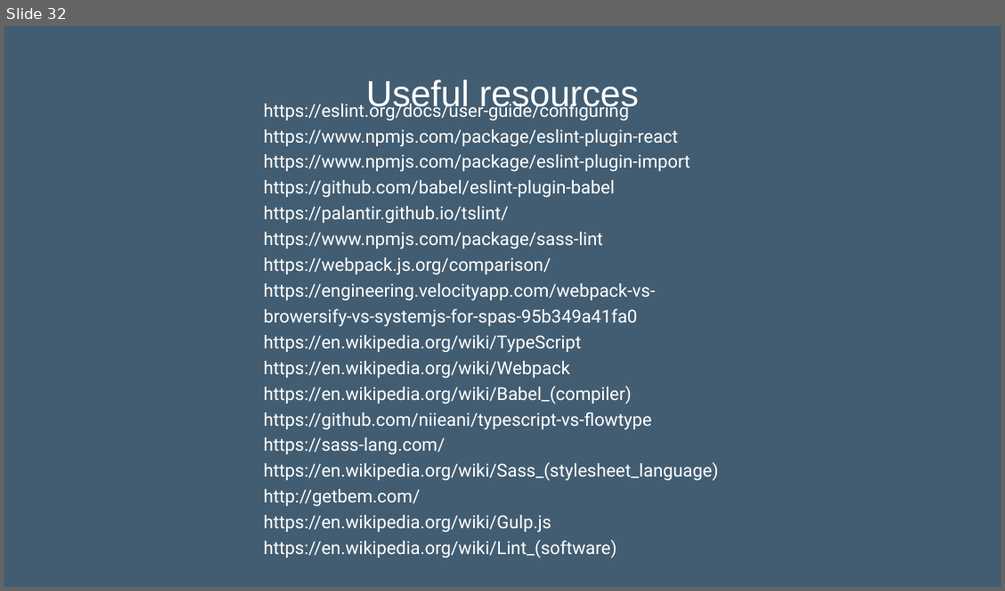
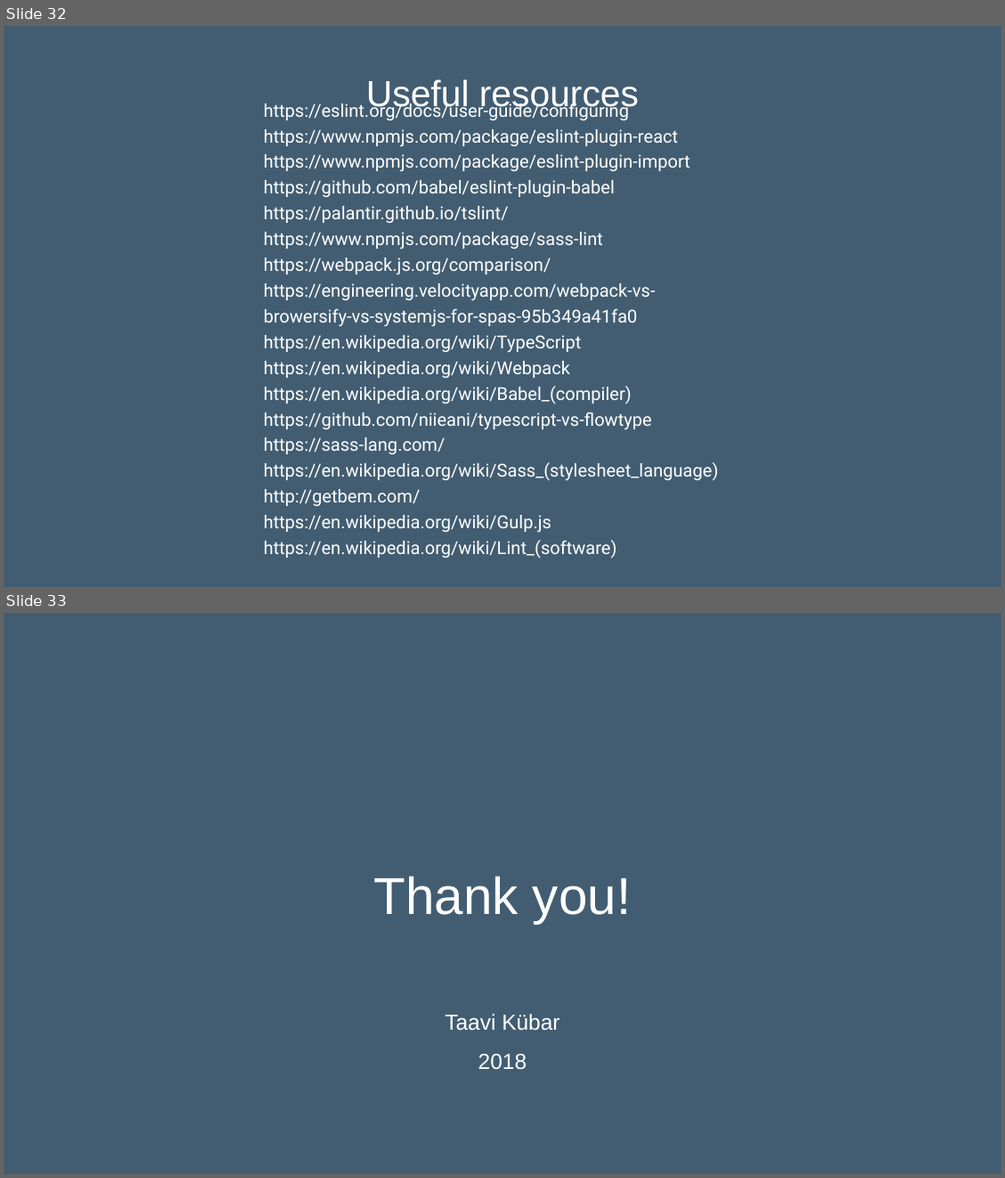
Before and after one commit to isaac-hiro/fe-build-tools-workshop, a slide deck: docs/pro-fe-build-tools.pptx. Shown one above the other, each under a label of ours: slide 32 before the commit, slides 32 and 33 after it. The pictures are 1005x591 and 1005x1178 pixels, drawn with LibreOffice and Linux fonts; fonts in the diff are those of the drawing. Boxes give left, top, right and bottom in pixels: in the first picture for what was removed or moved away, otherwise in the second. Text is boxed around its words. In the diff, an @@ line names an element or a change of style, - is before the commit and + after.

```diff
--- a/docs/pro-fe-build-tools.pptx
+++ b/docs/pro-fe-build-tools.pptx
@@ slide 33 added at (4,613,1001,1174), background #425D72 @@
@@ text added at (374,876,631,924), 100 pt, text #FFFFFF @@
+Thank you!
@@ text added at (445,1013,559,1070), 42 pt, text #FFFFFF @@
+Taavi Kübar
+2018
```
Also in this commit, not shown: 1 slide changed, 1 slide removed, 3 other files.
